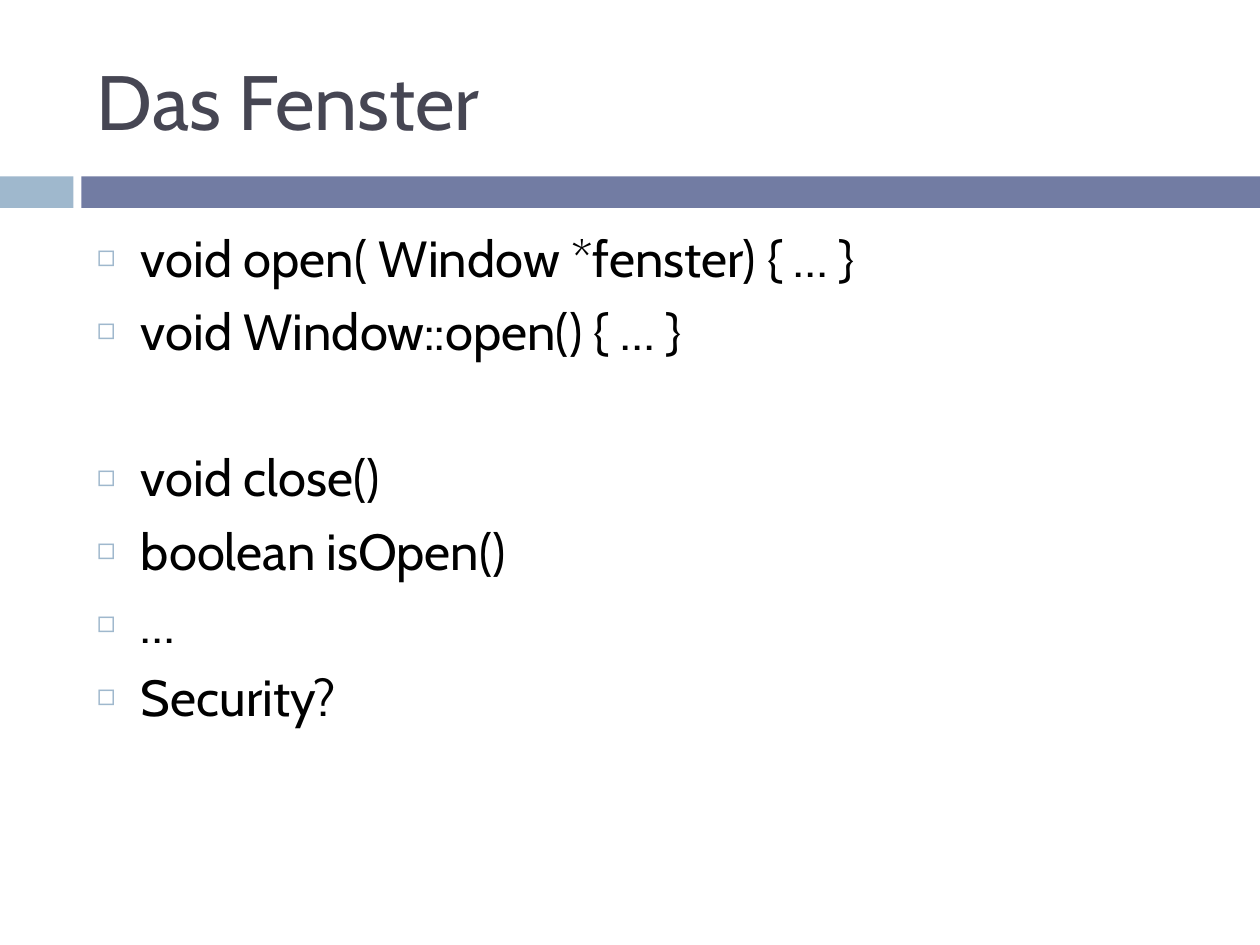
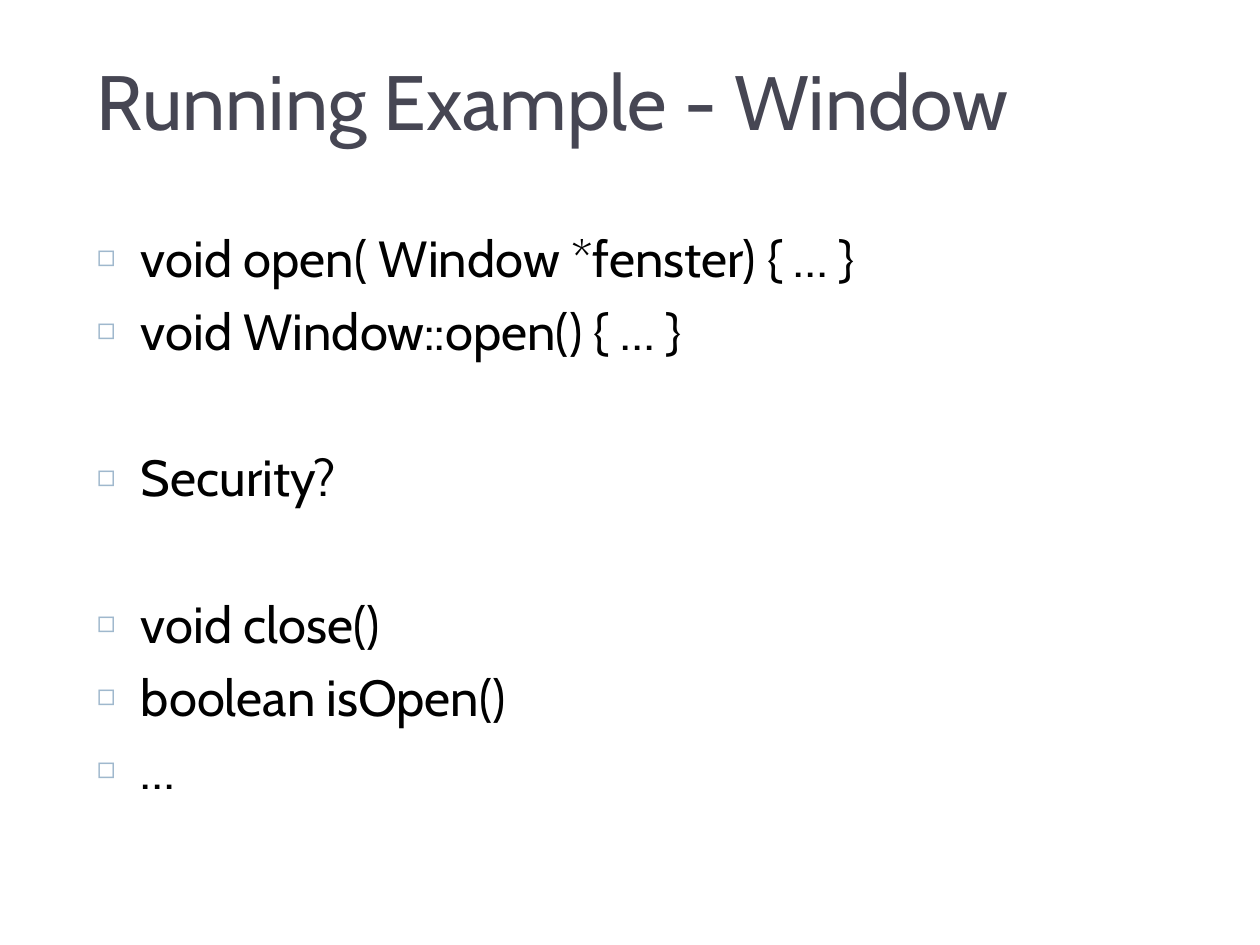
Before and after one commit to RainerW/sdc2012, a slide deck: slide 6 of presentation/aop.pptm. Drawn at 1260x945 pixels with LibreOffice and Linux fonts; fonts in the diff are those of the drawing; background and template pictures are left out. Boxes give left, top, right and bottom in pixels: in the first picture for what was removed or moved away, otherwise in the second. Text is boxed around its words. In the diff, an @@ line names an element or a change of style, - is before the commit and + after.

```diff
--- a/presentation/aop.pptm
+++ b/presentation/aop.pptm
@@ title at [97, 72, 1008, 147]: text changed @@
-Das Fenster
+Running Example - Window
@@ rectangle removed at [0, 176, 73, 208] @@
@@ rectangle added at [0, 165, 1260, 214], fill #FFFFFF, outline #FFFFFF 1.5 pt @@
@@ text at [141, 458, 336, 508]: paragraph added @@
+◻ Security?
@@ text at [141, 678, 336, 727]: paragraph removed @@
-◻ Security?
```
Also in this commit, not shown: 17 other slides changed, 1 slide added, 3 slides removed.
